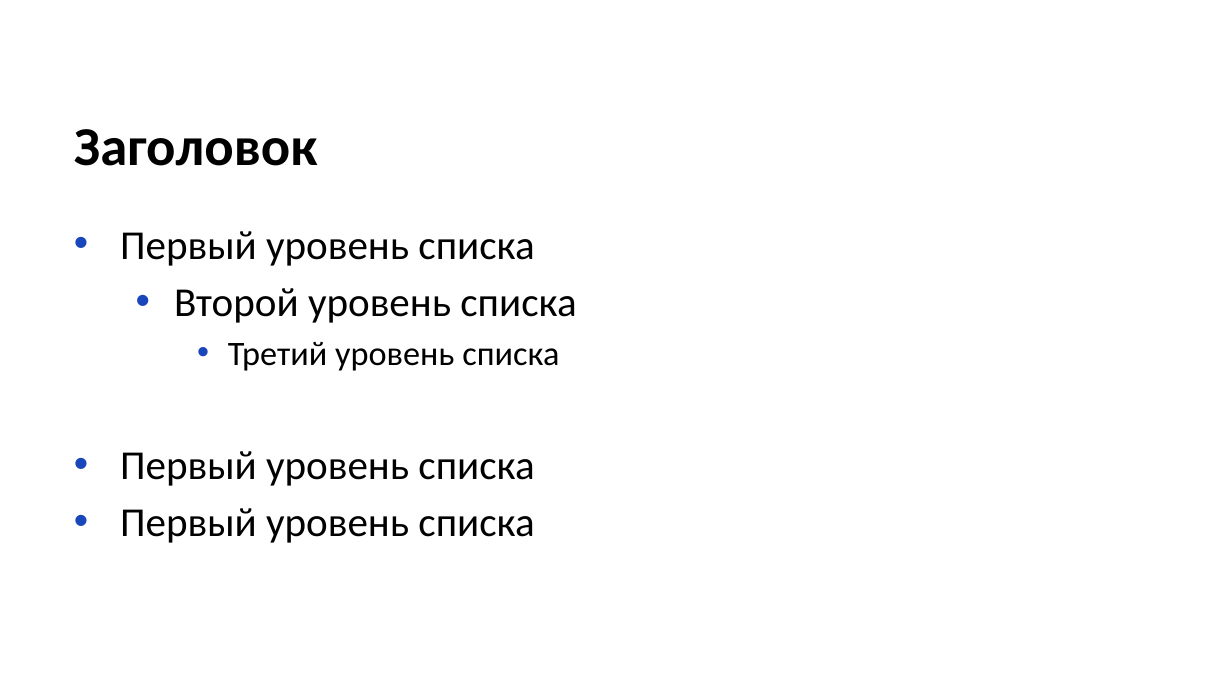
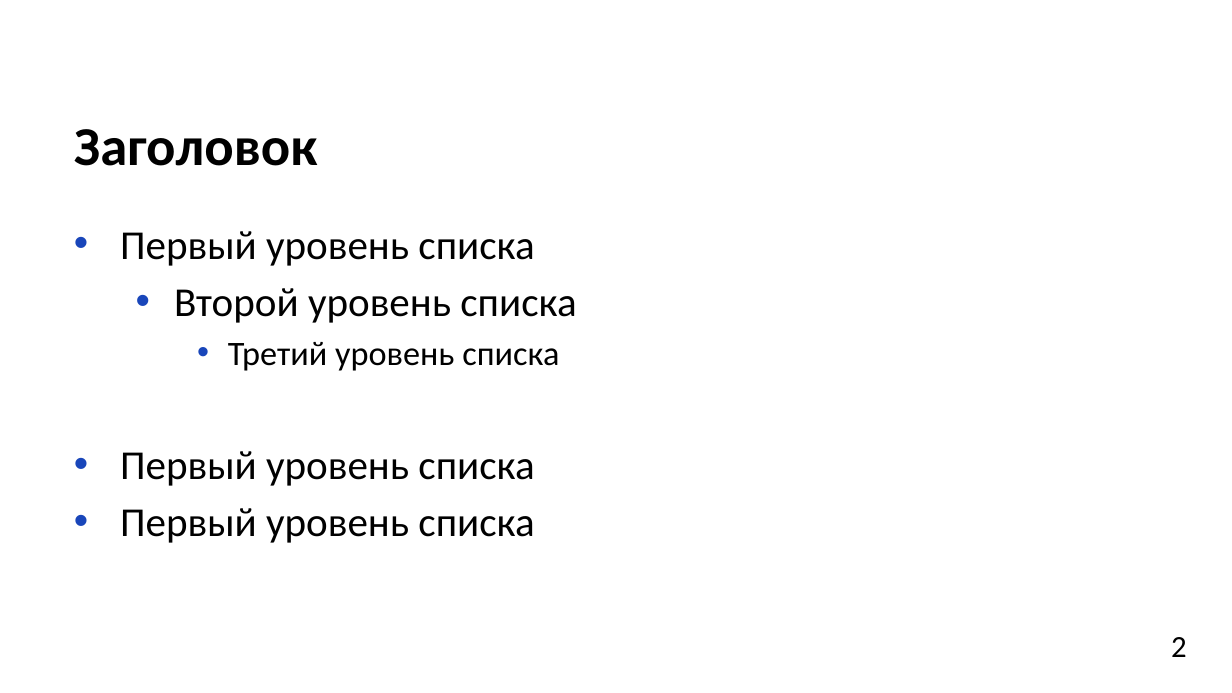
Before and after one commit to yungvldai/diploma, a slide deck: slide 5 of presentation/production.pptx (slide 3 before the commit). Drawn at 1232x693 pixels with LibreOffice and Linux fonts; fonts in the diff are those of the drawing; background and template pictures are left out. Boxes give left, top, right and bottom in pixels: in the first picture for what was removed or moved away, otherwise in the second. Text is boxed around its words. In the diff, an @@ line names an element or a change of style, - is before the commit and + after.

```diff
--- a/presentation/production.pptx
+++ b/presentation/production.pptx
@@ text added at (1171,637,1187,657), 18 pt, text #000000 @@
+2
```
Also in this commit, not shown: 1 other slide changed, 2 slides added, 12 other files.
